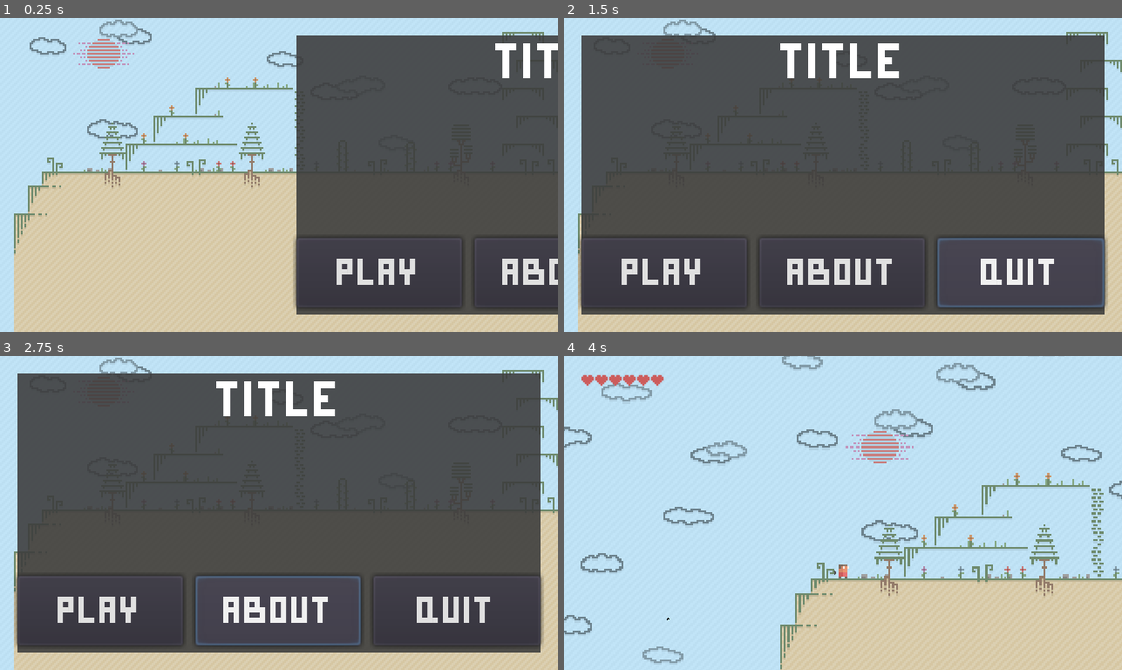
Above: before the commit, frames 1-4 (two rows, left to right).
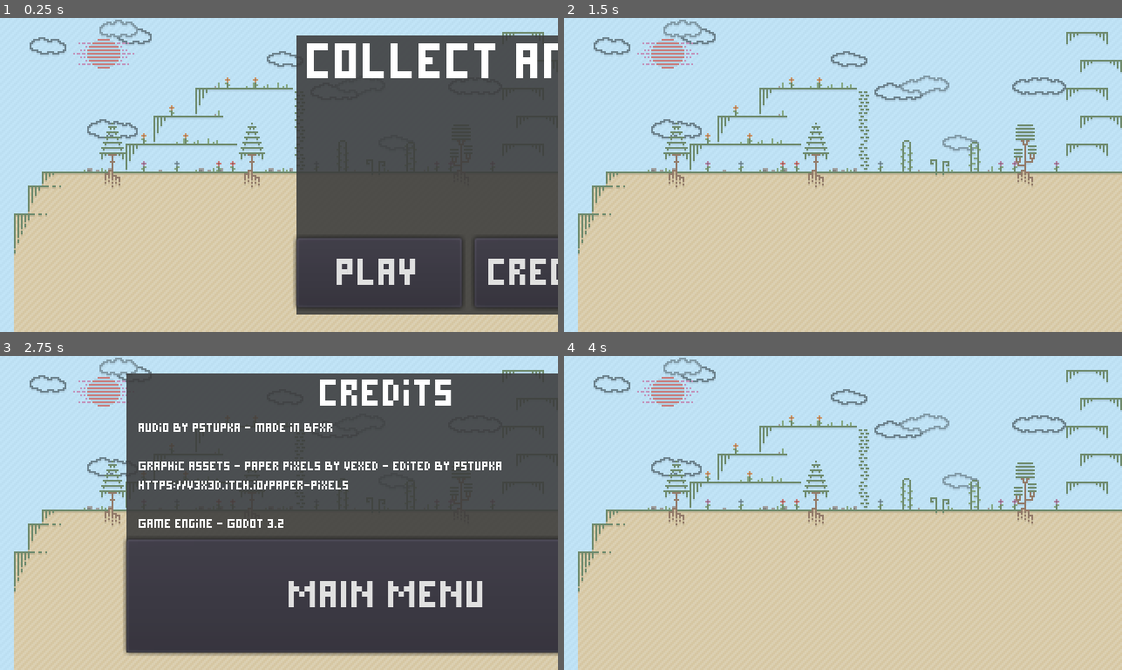
Above: after the commit, the same moments.

Repository: pstupka/Plant-and-survive
Game: Godot game, scene res://src/Levels/Main.tscn
Two runs of this game, one before a commit and one after it. Both use one fixed random seed, a clock stepped at 60 frames per second and the inputs below.
Inputs (mouse positions are in pixels of both pictures, inside the frame that each line leads up to):
- Up to frame 1 (0.25 s): no input
- Up to frame 2 (1.5 s): click (843, 272) at 0.5 s, where only the run before the commit has a clickable "ABOUT"; click (954, 256) at 1.25 s, where only the run after the commit has a clickable "MAIN MENU"
- Up to frame 3 (2.75 s): click (279, 610) at 2 s, where only the run after the commit has a clickable "CREDITS"
- Up to frame 4 (4 s): click "PLAY" (after the commit: "MAIN MENU") at 2.75 s; click (664, 610) at 3.5 s, where only the run after the commit has a clickable "PLAY"

The runs differ from the first frame. In frame 1, 3.0% of the frame differs, in the area x 8-100%, y 8-85%; in frame 2, 84%, in the area x 2-100%, y 5-95%; in frame 3, 29%; in frame 4, 39%.

Commit message:
Add collectables and HUD counter for them

Diff:
--- a/project.godot
+++ b/project.godot
@@ -67,6 +67,12 @@
 , Object(InputEventMouseButton,"resource_local_to_scene":false,"resource_name":"","device":0,"alt":false,"shift":false, …(202 unchanged characters)…
  ]
 }
+pick={
+"deadzone": 0.5,
+"events": [ Object(InputEventKey,"resource_local_to_scene":false,"resource_name":"","device":0,"alt":false,"shift":false,"control":false,"meta":false,"command":false,"pressed":false,"scancode":69,"unicode":0,"echo":false,"script":null)
+, Object(InputEventMouseButton,"resource_local_to_scene":false,"resource_name":"","device":0,"alt":false,"shift":false,"control":false,"meta":false,"command":false,"button_mask":0,"position":Vector2( 0, 0 ),"global_position":Vector2( 0, 0 ),"factor":1.0,"button_index":2,"pressed":false,"doubleclick":false,"script":null)
+ ]
+}
 
 [layer_names]
 
@@ -75,6 +81,7 @@
 2d_physics/layer_3="plants"
 2d_physics/layer_4="world"
 2d_physics/layer_5="bullet"
+2d_physics/layer_6="item"
 
 [rendering]
 
--- a/src/Actors/EnemyBee.tscn
+++ b/src/Actors/EnemyBee.tscn
@@ -55,7 +55,7 @@
 [node name="AnimatedSprite" type="AnimatedSprite" parent="."]
 frames = SubResource( 6 )
 animation = "idle"
-frame = 1
+frame = 2
 playing = true
 
 [node name="CollisionShape2D" type="CollisionShape2D" parent="."]
@@ -75,6 +75,7 @@
 shape = SubResource( 8 )
 
 [node name="DiscoverArea" type="Area2D" parent="."]
+collision_layer = 2
 
 [node name="CollisionShape2D" type="CollisionShape2D" parent="DiscoverArea"]
 position = Vector2( -0.0415783, 0 )
--- a/src/Actors/Player.tscn
+++ b/src/Actors/Player.tscn
@@ -10,147 +10,150 @@
 [ext_resource path="res://src/Misc/Bullet.tscn" type="PackedScene" id=8]
 [ext_resource path="res://Assets/Player/Player_die.png" type="Texture" id=9]
 
-[sub_resource type="RectangleShape2D" id=38]
+[sub_resource type="RectangleShape2D" id=1]
 extents = Vector2( 2.8023, 3.93391 )
 
-[sub_resource type="AtlasTexture" id=39]
+[sub_resource type="AtlasTexture" id=2]
 atlas = ExtResource( 1 )
 region = Rect2( 0, 0, 6, 8 )
 
-[sub_resource type="AtlasTexture" id=40]
-atlas = ExtResource( 1 )
-region = Rect2( 6, 0, 6, 8 )
-
-[sub_resource type="AtlasTexture" id=41]
+[sub_resource type="AtlasTexture" id=3]
+atlas = ExtResource( 1 )
+region = Rect2( 6, 0, 6, 8 )
+
+[sub_resource type="AtlasTexture" id=4]
 atlas = ExtResource( 1 )
 region = Rect2( 12, 0, 6, 8 )
 
-[sub_resource type="AtlasTexture" id=42]
+[sub_resource type="AtlasTexture" id=5]
 atlas = ExtResource( 1 )
 region = Rect2( 18, 0, 6, 8 )
 
-[sub_resource type="AtlasTexture" id=43]
+[sub_resource type="AtlasTexture" id=6]
 atlas = ExtResource( 2 )
 region = Rect2( 0, 0, 6, 8 )
 
-[sub_resource type="AtlasTexture" id=44]
-atlas = ExtResource( 2 )
-region = Rect2( 6, 0, 6, 8 )
-
-[sub_resource type="AtlasTexture" id=45]
+[sub_resource type="AtlasTexture" id=7]
+atlas = ExtResource( 2 )
+region = Rect2( 6, 0, 6, 8 )
+
+[sub_resource type="AtlasTexture" id=8]
 atlas = ExtResource( 2 )
 region = Rect2( 12, 0, 6, 8 )
 
-[sub_resource type="AtlasTexture" id=46]
+[sub_resource type="AtlasTexture" id=9]
 atlas = ExtResource( 2 )
 region = Rect2( 18, 0, 6, 8 )
 
-[sub_resource type="AtlasTexture" id=37]
-atlas = ExtResource( 2 )
-region = Rect2( 6, 0, 6, 8 )
-
-[sub_resource type="AtlasTexture" id=57]
+[sub_resource type="AtlasTexture" id=10]
+atlas = ExtResource( 2 )
+region = Rect2( 6, 0, 6, 8 )
+
+[sub_resource type="AtlasTexture" id=11]
 atlas = ExtResource( 3 )
 region = Rect2( 0, 0, 8, 8 )
 
-[sub_resource type="AtlasTexture" id=58]
+[sub_resource type="AtlasTexture" id=12]
 atlas = ExtResource( 3 )
 region = Rect2( 8, 0, 8, 8 )
 
-[sub_resource type="AtlasTexture" id=59]
+[sub_resource type="AtlasTexture" id=13]
 atlas = ExtResource( 3 )
 region = Rect2( 16, 0, 8, 8 )
 
-[sub_resource type="AtlasTexture" id=60]
+[sub_resource type="AtlasTexture" id=14]
 atlas = ExtResource( 3 )
 region = Rect2( 24, 0, 8, 8 )
 
-[sub_resource type="AtlasTexture" id=61]
+[sub_resource type="AtlasTexture" id=15]
 atlas = ExtResource( 3 )
 region = Rect2( 32, 0, 8, 8 )
 
-[sub_resource type="AtlasTexture" id=62]
+[sub_resource type="AtlasTexture" id=16]
 atlas = ExtResource( 3 )
 region = Rect2( 40, 0, 8, 8 )
 
-[sub_resource type="AtlasTexture" id=63]
+[sub_resource type="AtlasTexture" id=17]
 atlas = ExtResource( 3 )
 region = Rect2( 48, 0, 8, 8 )
 
-[sub_resource type="AtlasTexture" id=64]
+[sub_resource type="AtlasTexture" id=18]
 atlas = ExtResource( 3 )
 region = Rect2( 56, 0, 8, 8 )
 
-[sub_resource type="AtlasTexture" id=65]
+[sub_resource type="AtlasTexture" id=19]
 atlas = ExtResource( 9 )
 region = Rect2( 0, 0, 6, 8 )
 
-[sub_resource type="AtlasTexture" id=66]
-atlas = ExtResource( 9 )
-region = Rect2( 6, 0, 6, 8 )
-
-[sub_resource type="AtlasTexture" id=67]
+[sub_resource type="AtlasTexture" id=20]
+atlas = ExtResource( 9 )
+region = Rect2( 6, 0, 6, 8 )
+
+[sub_resource type="AtlasTexture" id=21]
 atlas = ExtResource( 9 )
 region = Rect2( 12, 0, 6, 8 )
 
-[sub_resource type="AtlasTexture" id=68]
+[sub_resource type="AtlasTexture" id=22]
 atlas = ExtResource( 9 )
 region = Rect2( 18, 0, 6, 8 )
 
-[sub_resource type="AtlasTexture" id=69]
+[sub_resource type="AtlasTexture" id=23]
 atlas = ExtResource( 9 )
 region = Rect2( 24, 0, 6, 8 )
 
-[sub_resource type="AtlasTexture" id=70]
+[sub_resource type="AtlasTexture" id=24]
 atlas = ExtResource( 9 )
 region = Rect2( 30, 0, 6, 8 )
 
-[sub_resource type="AtlasTexture" id=71]
+[sub_resource type="AtlasTexture" id=25]
 atlas = ExtResource( 9 )
 region = Rect2( 36, 0, 6, 8 )
 
-[sub_resource type="AtlasTexture" id=72]
+[sub_resource type="AtlasTexture" id=26]
 atlas = ExtResource( 9 )
 region = Rect2( 42, 0, 6, 8 )
 
-[sub_resource type="AtlasTexture" id=73]
+[sub_resource type="AtlasTexture" id=27]
 atlas = ExtResource( 9 )
 region = Rect2( 48, 0, 6, 8 )
 
-[sub_resource type="AtlasTexture" id=74]
+[sub_resource type="AtlasTexture" id=28]
 atlas = ExtResource( 9 )
 region = Rect2( 54, 0, 6, 8 )
 
-[sub_resource type="SpriteFrames" id=55]
+[sub_resource type="SpriteFrames" id=29]
 animations = [ {
-"frames": [ SubResource( 39 ), SubResource( 40 ), SubResource( 41 ), SubResource( 42 ) ],
+"frames": [ SubResource( 2 ), SubResource( 3 ), SubResource( 4 ), SubResource( 5 ) ],
 "loop": true,
 "name": "idle",
 "speed": 8.0
 }, {
-"frames": [ SubResource( 43 ), SubResource( 44 ), SubResource( 45 ), SubResource( 46 ) ],
+"frames": [ SubResource( 6 ), SubResource( 7 ), SubResource( 8 ), SubResource( 9 ) ],
 "loop": true,
 "name": "jump",
 "speed": 8.0
 }, {
-"frames": [ SubResource( 37 ) ],
+"frames": [ SubResource( 10 ) ],
 "loop": true,
 "name": "fall",
 "speed": 5.0
 }, {
-"frames": [ SubResource( 57 ), SubResource( 58 ), SubResource( 59 ), SubResource( 60 ), SubResource( 61 ), SubResource( 62 ), SubResource( 63 ), SubResource( 64 ) ],
+"frames": [ SubResource( 11 ), SubResource( 12 ), SubResource( 13 ), SubResource( 14 ), SubResource( 15 ), SubResource( 16 ), SubResource( 17 ), SubResource( 18 ) ],
 "loop": true,
 "name": "run",
 "speed": 16.0
 }, {
-"frames": [ SubResource( 65 ), SubResource( 66 ), SubResource( 67 ), SubResource( 68 ), SubResource( 69 ), SubResource( 70 ), SubResource( 71 ), SubResource( 72 ), SubResource( 73 ), SubResource( 74 ) ],
+"frames": [ SubResource( 19 ), SubResource( 20 ), SubResource( 21 ), SubResource( 22 ), SubResource( 23 ), SubResource( 24 ), SubResource( 25 ), SubResource( 26 ), SubResource( 27 ), SubResource( 28 ) ],
 "loop": false,
 "name": "die",
 "speed": 5.0
 } ]
 
-[sub_resource type="RectangleShape2D" id=56]
+[sub_resource type="RectangleShape2D" id=30]
 extents = Vector2( 5.21289, 5.5779 )
+
+[sub_resource type="CircleShape2D" id=31]
+radius = 39.6471
 
 [node name="Player" type="KinematicBody2D"]
 z_index = 2
@@ -200,5 +203,13 @@
 
 [node name="CollisionShape2D" type="CollisionShape2D" parent="PlayerBody"]
 position = Vector2( 0, 0.00157201 )
-shape = SubResource( 56 )
+shape = SubResource( 30 )
+
+[node name="PickArea" type="Area2D" parent="." groups=[
+"pick",
+]]
+collision_mask = 32
+
+[node name="CollisionShape2D2" type="CollisionShape2D" parent="PickArea"]
+shape = SubResource( 31 )
 [connection signal="body_entered" from="PlayerBody" to="." method="_on_Player_body_entered"]
--- /dev/null
+++ b/src/GUI/CreditsScreen.tscn
@@ -0,0 +1,112 @@
+[gd_scene load_steps=7 format=2]
+
+[ext_resource path="res://Assets/Fonts/pixel.ttf" type="DynamicFontData" id=1]
+[ext_resource path="res://src/scripts/BaseScreen.gd" type="Script" id=2]
+
+[sub_resource type="DynamicFont" id=1]
+size = 21
+font_data = ExtResource( 1 )
+
+[sub_resource type="DynamicFont" id=5]
+size = 7
+font_data = ExtResource( 1 )
+
+[sub_resource type="Theme" id=6]
+
+[sub_resource type="DynamicFont" id=4]
+size = 21
+font_data = ExtResource( 1 )
+
+[node name="CreditsScreen" type="CanvasLayer"]
+offset = Vector2( 320, 0 )
+transform = Transform2D( 1, 0, 0, 1, 320, 0 )
+script = ExtResource( 2 )
+
+[node name="MarginContainer" type="MarginContainer" parent="."]
+anchor_right = 1.0
+anchor_bottom = 1.0
+custom_constants/margin_right = 10
+custom_constants/margin_top = 10
+custom_constants/margin_left = 10
+custom_constants/margin_bottom = 10
+__meta__ = {
+"_edit_use_anchors_": false
+}
+
+[node name="ColorRect" type="ColorRect" parent="MarginContainer"]
+margin_left = 10.0
+margin_top = 10.0
+margin_right = 310.0
+margin_bottom = 170.0
+color = Color( 0.24, 0.24, 0.24, 0.890196 )
+
+[node name="VBoxContainer" type="VBoxContainer" parent="MarginContainer/ColorRect"]
+margin_right = 300.0
+margin_bottom = 160.0
+__meta__ = {
+"_edit_use_anchors_": false
+}
+
+[node name="Label" type="Label" parent="MarginContainer/ColorRect/VBoxContainer"]
+margin_right = 300.0
+margin_bottom = 24.0
+custom_fonts/font = SubResource( 1 )
+text = "Credits"
+align = 1
+__meta__ = {
+"_edit_use_anchors_": false
+}
+
+[node name="HBoxContainer" type="HBoxContainer" parent="MarginContainer/ColorRect/VBoxContainer"]
+margin_top = 28.0
+margin_right = 300.0
+margin_bottom = 97.0
+grow_horizontal = 2
+grow_vertical = 2
+size_flags_horizontal = 3
+size_flags_vertical = 3
+custom_constants/separation = 7
+__meta__ = {
+"_edit_use_anchors_": false
+}
+
+[node name="MarginContainer2" type="MarginContainer" parent="MarginContainer/ColorRect/VBoxContainer/HBoxContainer"]
+margin_left = 10.0
+margin_bottom = 69.0
+__meta__ = {
+"_edit_use_anchors_": false
+}
+
+[node name="Label2" type="Label" parent="MarginContainer/ColorRect/VBoxContainer/HBoxContainer"]
+margin_left = 7.0
+margin_right = 216.0
+margin_bottom = 69.0
+size_flags_vertical = 7
+custom_fonts/font = SubResource( 5 )
+text = "Audio by pstupka - made in bfxr
+
+Graphic assets - paper pixels by Vexed - edited by pstupka
+https://v3x3d.itch.io/paper-pixels
+
+Game engine - Godot 3.2"
+valign = 1
+__meta__ = {
+"_edit_use_anchors_": false
+}
+
+[node name="MainMenu" type="Button" parent="MarginContainer/ColorRect/VBoxContainer" groups=[
+"buttons",
+]]
+margin_top = 101.0
+margin_right = 300.0
+margin_bottom = 160.0
+size_flags_horizontal = 3
+size_flags_vertical = 3
+theme = SubResource( 6 )
+custom_fonts/font = SubResource( 4 )
+text = "MAIN MENU"
+__meta__ = {
+"_edit_use_anchors_": false
+}
+
+[node name="Tween" type="Tween" parent="."]
--- a/src/GUI/Scenes.tscn
+++ b/src/GUI/Scenes.tscn
@@ -1,12 +1,15 @@
-[gd_scene load_steps=4 format=2]
+[gd_scene load_steps=5 format=2]
 
 [ext_resource path="res://src/GUI/GameOver.tscn" type="PackedScene" id=1]
 [ext_resource path="res://src/scripts/Scenes.gd" type="Script" id=2]
 [ext_resource path="res://src/GUI/TitleScreen.tscn" type="PackedScene" id=3]
+[ext_resource path="res://src/GUI/CreditsScreen.tscn" type="PackedScene" id=4]
 
-[node name="Scenes" type="Node"]
+[node name="Scenes" type="Node2D"]
 script = ExtResource( 2 )
 
 [node name="TitleScreen" parent="." instance=ExtResource( 3 )]
 
 [node name="GameOverScreen" parent="." instance=ExtResource( 1 )]
+
+[node name="CreditsScreen" parent="." instance=ExtResource( 4 )]
--- a/src/GUI/TitleScreen.tscn
+++ b/src/GUI/TitleScreen.tscn
@@ -38,7 +38,7 @@
 margin_right = 300.0
 margin_bottom = 31.0
 custom_fonts/font = SubResource( 1 )
-text = "TITLE"
+text = "Collect and destroy"
 align = 1
 __meta__ = {
 "_edit_use_anchors_": false
@@ -67,7 +67,7 @@
 custom_fonts/font = SubResource( 2 )
 text = "PLAY"
 
-[node name="About" type="Button" parent="MarginContainer/ColorRect/HBoxContainer" groups=[
+[node name="Credits" type="Button" parent="MarginContainer/ColorRect/HBoxContainer" groups=[
 "buttons",
 ]]
 margin_left = 102.0
@@ -76,7 +76,7 @@
 size_flags_horizontal = 3
 size_flags_vertical = 3
 custom_fonts/font = SubResource( 2 )
-text = "ABOUT"
+text = "CREDITS"
 
 [node name="Quit" type="Button" parent="MarginContainer/ColorRect/HBoxContainer" groups=[
 "buttons",
--- /dev/null
+++ b/src/Items/Crate.gd
@@ -0,0 +1,24 @@
+extends Node2D
+
+
+signal picked
+
+var can_be_picked = false
+var type = "crate"
+# Called when the node enters the scene tree for the first time.
+func _ready():
+	add_to_group("items")
+
+func _on_Crate_area_entered(area):
+	if area.is_in_group("pick"):
+		can_be_picked = true
+
+func _on_Crate_input_event(viewport, event, shape_idx):
+	if Input.is_action_just_pressed("pick") and can_be_picked:
+		can_be_picked = false
+		emit_signal("picked")
+		queue_free()
+
+func _on_Crate_area_exited(area):
+	if area.is_in_group("pick"):
+		can_be_picked = false
--- /dev/null
+++ b/src/Items/Crate.tscn
@@ -0,0 +1,26 @@
+[gd_scene load_steps=4 format=2]
+
+[ext_resource path="res://Assets/Misc/crate.png" type="Texture" id=1]
+[ext_resource path="res://src/Items/Crate.gd" type="Script" id=2]
+
+[sub_resource type="RectangleShape2D" id=1]
+extents = Vector2( 8.61718, 7.41027 )
+
+[node name="Crate" type="Node2D"]
+script = ExtResource( 2 )
+
+[node name="Sprite" type="Sprite" parent="."]
+texture = ExtResource( 1 )
+centered = false
+
+[node name="Area2D" type="Area2D" parent="." groups=[
+"items",
+]]
+collision_layer = 32
+
+[node name="CollisionShape2D" type="CollisionShape2D" parent="Area2D"]
+position = Vector2( 3.40916, 3.962 )
+shape = SubResource( 1 )
+[connection signal="area_entered" from="Area2D" to="." method="_on_Crate_area_entered"]
+[connection signal="area_exited" from="Area2D" to="." method="_on_Crate_area_exited"]
+[connection signal="input_event" from="Area2D" to="." method="_on_Crate_input_event"]
--- /dev/null
+++ b/src/Items/Plant01.gd
@@ -0,0 +1,24 @@
+extends Node2D
+
+
+signal picked(type)
+
+var can_be_picked = false
+var type = "plant01"
+# Called when the node enters the scene tree for the first time.
+func _ready():
+	add_to_group("items")
+
+func _on_item_area_entered(area):
+	if area.is_in_group("pick"):
+		can_be_picked = true
+
+func _on_item_input_event(viewport, event, shape_idx):
+	if Input.is_action_just_pressed("pick") and can_be_picked:
+		can_be_picked = false
+		emit_signal("picked")
+		queue_free()
+
+func _on_item_area_exited(area):
+	if area.is_in_group("pick"):
+		can_be_picked = false
--- /dev/null
+++ b/src/Items/Plant01.tscn
@@ -0,0 +1,26 @@
+[gd_scene load_steps=4 format=2]
+
+[ext_resource path="res://Assets/Misc/plant_01.png" type="Texture" id=1]
+[ext_resource path="res://src/Items/Plant01.gd" type="Script" id=2]
+
+[sub_resource type="RectangleShape2D" id=1]
+extents = Vector2( 8.61718, 7.41027 )
+
+[node name="Plant01" type="Node2D"]
+script = ExtResource( 2 )
+
+[node name="Sprite" type="Sprite" parent="."]
+texture = ExtResource( 1 )
+centered = false
+
+[node name="Area2D" type="Area2D" parent="." groups=[
+"items",
+]]
+collision_layer = 32
+
+[node name="CollisionShape2D" type="CollisionShape2D" parent="Area2D"]
+position = Vector2( 7.35255, 6.74557 )
+shape = SubResource( 1 )
+[connection signal="area_entered" from="Area2D" to="." method="_on_item_area_entered"]
+[connection signal="area_exited" from="Area2D" to="." method="_on_item_area_exited"]
+[connection signal="input_event" from="Area2D" to="." method="_on_item_input_event"]
--- a/src/Levels/HUD.tscn
+++ b/src/Levels/HUD.tscn
@@ -1,20 +1,68 @@
-[gd_scene load_steps=4 format=2]
+[gd_scene load_steps=8 format=2]
 
 [ext_resource path="res://Assets/Player/health_bar.png" type="Texture" id=1]
 [ext_resource path="res://Assets/Player/health_bar_filled.png" type="Texture" id=2]
 [ext_resource path="res://src/scripts/HUD.gd" type="Script" id=3]
+[ext_resource path="res://Assets/Misc/crate.png" type="Texture" id=4]
+[ext_resource path="res://Assets/Fonts/pixel.ttf" type="DynamicFontData" id=5]
+[ext_resource path="res://Assets/Misc/plant_01.png" type="Texture" id=6]
+
+[sub_resource type="DynamicFont" id=1]
+size = 7
+font_data = ExtResource( 5 )
 
 [node name="HUD" type="CanvasLayer"]
 script = ExtResource( 3 )
 
 [node name="HealthBar" type="TextureProgress" parent="."]
-margin_left = 9.89631
-margin_top = 9.72936
-margin_right = 57.8963
-margin_bottom = 18.7294
+margin_left = 8.0
+margin_top = 8.0
+margin_right = 56.0
+margin_bottom = 17.0
 value = 100.0
 texture_under = ExtResource( 1 )
 texture_progress = ExtResource( 2 )
 __meta__ = {
 "_edit_use_anchors_": false
 }
+
+[node name="crate" type="TextureRect" parent="."]
+margin_left = 272.0
+margin_top = 8.0
+margin_right = 280.0
+margin_bottom = 16.0
+texture = ExtResource( 4 )
+__meta__ = {
+"_edit_use_anchors_": false
+}
+
+[node name="CratesLabel" type="Label" parent="."]
+margin_left = 288.0
+margin_top = 8.0
+margin_right = 312.0
+margin_bottom = 17.0
+rect_pivot_offset = Vector2( 0, 4.5 )
+custom_fonts/font = SubResource( 1 )
+text = "x  0"
+__meta__ = {
+"_edit_use_anchors_": false
+}
+
+[node name="Plant01Label" type="Label" parent="."]
+margin_left = 288.0
+margin_top = 24.0
+margin_right = 312.0
+margin_bottom = 33.0
+rect_pivot_offset = Vector2( 0, 4.5 )
+custom_fonts/font = SubResource( 1 )
+text = "x  0"
+__meta__ = {
+"_edit_use_anchors_": false
+}
+
+[node name="plant01" type="Sprite" parent="."]
+position = Vector2( 276.254, 30.9065 )
+texture = ExtResource( 6 )
+__meta__ = {
+"_edit_group_": true
+}
--- a/src/Levels/Main.tscn
+++ b/src/Levels/Main.tscn
@@ -1,9 +1,10 @@
-[gd_scene load_steps=30 format=2]
+[gd_scene load_steps=31 format=2]
 
 [ext_resource path="res://Assets/Paper_Pixels/Tiles.png" type="Texture" id=1]
 [ext_resource path="res://src/scripts/Main.gd" type="Script" id=2]
 [ext_resource path="res://Assets/Paper_Pixels/Tiles_air.png" type="Texture" id=3]
 [ext_resource path="res://src/Levels/HUD.tscn" type="PackedScene" id=4]
+[ext_resource path="res://src/Items/Plant01.tscn" type="PackedScene" id=5]
 [ext_resource path="res://src/GUI/Scenes.tscn" type="PackedScene" id=7]
 
 [sub_resource type="ConvexPolygonShape2D" id=1]
@@ -1085,7 +1086,6 @@
 [node name="HUD" parent="." instance=ExtResource( 4 )]
 
 [node name="Background_tilemap" type="TileMap" parent="."]
-z_index = 1
 tile_set = SubResource( 24 )
 cell_size = Vector2( 8, 8 )
 cell_quadrant_size = 8
@@ -1101,8 +1101,12 @@
 cell_custom_transform = Transform2D( 8, 0, 0, 8, 0, 0 )
 collision_layer = 8
 format = 1
-tile_data = PoolIntArray( -589787, 24, 0, -589786, 34, 0, -5 …(1256 unchanged characters)… , 0, 589861, 34, 0, 589862, 25, 0, 655363, 18, 0, 655366, 73, 0, 655370, 85, 0, 655371, 68, 0, 655372, 82, 0, 655373, 16, 0, 655374, 73, 0, 655375, 84, 0, 655376, 84, 0, 655379, 73, 0, 655382, 82, 0, 655385, 74, 0, 655386, 16, 0, 655387, 76, 0, 655390, 77, 0, 655391, 85, 0, 655392, 85, 0, 655395, 85, 0, 655397, 17, 0, 655399, 17, 0, 655401, 82, 0, 655402, 79, 0, 65540 …(2028 unchanged characters)…
+tile_data = PoolIntArray( -589787, 24, 0, -589786, 34, 0, -5 …(1256 unchanged characters)… , 0, 589861, 34, 0, 589862, 25, 0, 655366, 73, 0, 655370, 85, 0, 655371, 68, 0, 655372, 82, 0, 655374, 73, 0, 655375, 84, 0, 655376, 84, 0, 655379, 73, 0, 655382, 82, 0, 655385, 74, 0, 655387, 76, 0, 655390, 77, 0, 655391, 85, 0, 655392, 85, 0, 655395, 85, 0, 655401, 82, 0, 655402, 79, 0, 65540 …(2028 unchanged characters)…
 
 [node name="StartPosition" type="Position2D" parent="."]
-position = Vector2( 40.5578, 80.2794 )
+position = Vector2( 40.9979, -71.5652 )
+
+[node name="Plant01" parent="." instance=ExtResource( 5 )]
+position = Vector2( 208, 80 )
+z_index = 2
 [connection signal="start_game" from="Scenes" to="." method="new_game"]
--- a/src/scripts/Gun.gd
+++ b/src/scripts/Gun.gd
@@ -27,7 +27,6 @@
 		bullet.transform = global_transform
 		get_tree().current_scene.add_child(bullet)
 
-
 func play_audio_from_resource(name: String):
 	var tmp_stream = load(name)
 	_audio_player.set_stream(tmp_stream)
--- a/src/scripts/HUD.gd
+++ b/src/scripts/HUD.gd
@@ -2,6 +2,7 @@
 
 
 onready var _health_bar = $HealthBar
+
 
 # Called when the node enters the scene tree for the first time.
 func _ready():
@@ -12,7 +13,9 @@
 	_health_bar.value = value
 
 func hide():
-	_health_bar.hide()
+	for node in get_children():
+		node.hide()
 
 func show():
-	_health_bar.show()
+	for node in get_children():
+		node.show()
--- a/src/scripts/Main.gd
+++ b/src/scripts/Main.gd
@@ -2,9 +2,11 @@
 
 var _player = preload("res://src/Actors/Player.tscn")
 var _enemy = preload("res://src/Actors/EnemyBee.tscn")
+var _item_crate = preload("res://src/Items/Crate.tscn")
 
 var player
-var highscore = 0
+var crates_collected = 0
+var plants01_collected = 0
 
 var level = 0
 
@@ -13,6 +15,7 @@
 	$HUD.hide()
 
 func new_game():
+	randomize()
 	level = 1
 	player = _player.instance()
 	player.position = $StartPosition.position
@@ -21,6 +24,21 @@
 	player.connect("health_changed", $HUD, "_on_Player_health_changed")
 	$HUD.show()
 	spawn_enemy()
+
+	spawn_items(10)
+
+# Function to spawn items inthe world
+func spawn_items(count):
+	for i in 10:
+		var item = _item_crate.instance()
+		item.position = Vector2(i*100,80)
+		add_child(item)
+		item.connect("picked", self, "_on_item_picked", [item])
+
+	# Auto generated items
+	var items = get_tree().get_nodes_in_group("items")
+	for item in items:
+		item.connect("picked", self, "_on_item_picked", [item])
 
 func spawn_enemy():
 	var enemy = _enemy.instance()
@@ -31,3 +49,12 @@
 func _on_Player_died():
 	$HUD.hide()
 	$Scenes.game_over();
+
+func _on_item_picked(item):
+	match item.type:
+		"crate":
+			crates_collected += 1
+			$HUD/CratesLabel.text = "x  %d" % [crates_collected]
+		"plant01":
+			plants01_collected += 1
+			$HUD/Plant01Label.text = "x  %d" % [plants01_collected]
--- a/src/scripts/Player.gd
+++ b/src/scripts/Player.gd
@@ -42,17 +42,14 @@
 
 	handle_player_particles()
 
-
 func _process(_delta: float) -> void:
 	handle_animation_state(_velocity)
-
 
 func get_direction() -> Vector2:
 	return Vector2(
 		Input.get_action_strength("move_right") - Input.get_action_strength("move_left"),
 		-1.0 if Input.is_action_just_pressed("jump") and is_on_floor() else 1.0
 	)
-
 
 func calculate_move_velocity(
 		linear_velocity: Vector2,
@@ -72,7 +69,6 @@
 	out.x = clamp(out.x, MIN_VELOCITY, MAX_VELOCITY)
 	return out
 
-
 func handle_animation_state(velocity: Vector2) -> void:
 	if velocity.y < 0:
 		_animated_sprite.animation = "jump"
@@ -89,7 +85,6 @@
 	else:
 		_animated_sprite.animation = "idle"
 
-
 func handle_player_particles():
 	if _animated_sprite.animation == "run":
 		if _animated_sprite.frame == 0 or _animated_sprite.frame == 4:
@@ -99,12 +94,10 @@
 			get_parent().add_child(footstep)
 			play_audio_from_resource("res://Assets/Audio/audio_footstep.wav")
 
-
 func play_audio_from_resource(name: String):
 	var tmp_stream = load(name)
 	_audio_player.set_stream(tmp_stream)
 	_audio_player.play()
-
 
 func take_damage(damage: float):
 	if state == STATES.DEAD:
@@ -129,4 +122,4 @@
 		play_audio_from_resource("res://Assets/Audio/audio_player_hit.wav")
 		knockback = KNOCKBACK_COOLDOWN
 		knockback_direction = global_position.direction_to(body.global_position)
-		take_damage(20)
+		take_damage(5)
--- a/src/scripts/Scenes.gd
+++ b/src/scripts/Scenes.gd
@@ -1,4 +1,4 @@
-extends Node
+extends Node2D
 
 signal start_game
 
@@ -16,11 +16,13 @@
 			emit_signal("start_game")
 		"MainMenu":
 			get_tree().reload_current_scene()
+		"Credits":
+			change_screen($CreditsScreen)
+			yield(get_tree().create_timer(0.5), "timeout")
 
 func register_buttons():
 	var buttons = get_tree().get_nodes_in_group("buttons")
 	for button in buttons:
-		print("registered ", button.name)
 		button.connect("pressed", self, "_on_button_pressed", [button])
 
 func change_screen(new_screen):
Binary file added: Assets/Misc/bg.png
Not shown, added: Assets/Misc/bg.png.import
Binary file added: Assets/Misc/crate.png
Not shown, added: Assets/Misc/crate.png.import
Binary file added: Assets/Misc/plant_01.png
Not shown, added: Assets/Misc/plant_01.png.import
Not shown: 2 places in src/Actors/Player.tscn that only renumber resources
